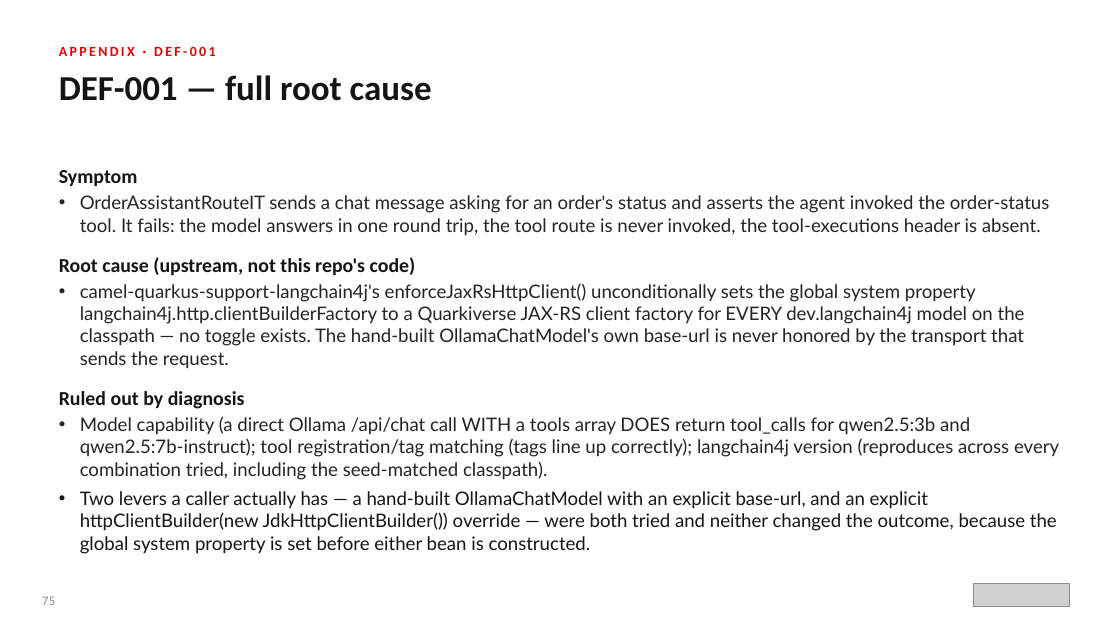
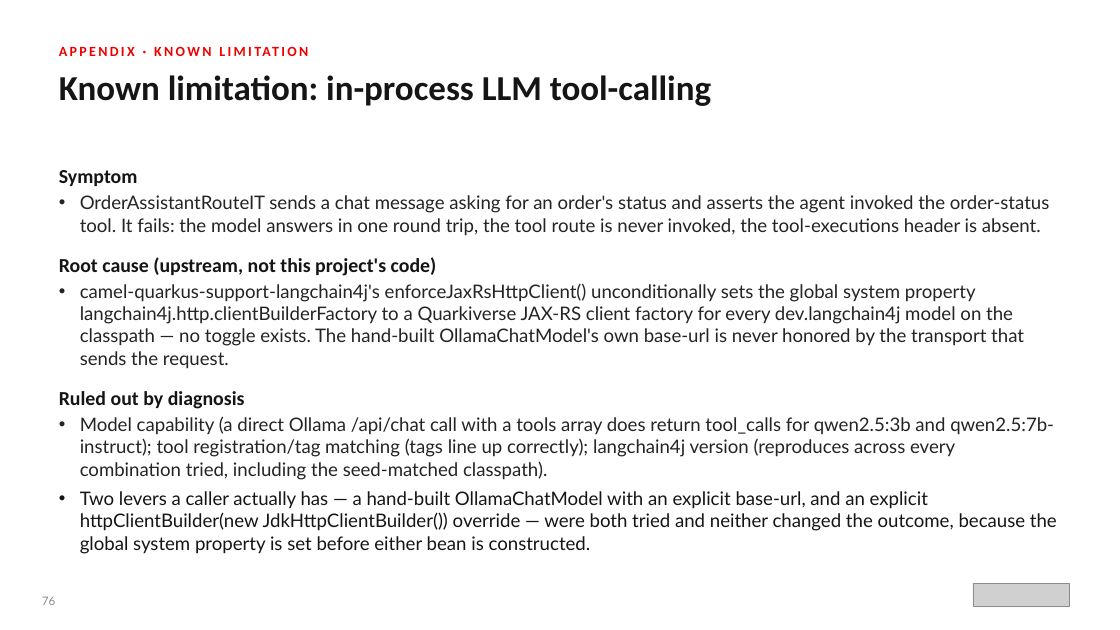
Before and after one commit to patterncatalyst/datamesh-reference-arch-quarkus, a slide deck: slide 77 of presentation/datamesh-201/Datamesh-201-Quarkus-r1.0.pptx (slide 76 before the commit). Drawn at 1120x630 pixels with LibreOffice and Linux fonts; fonts in the diff are those of the drawing; grey boxes stand for pictures. Boxes give left, top, right and bottom in pixels: in the first picture for what was removed or moved away, otherwise in the second. Text is boxed around its words. In the diff, an @@ line names an element or a change of style, - is before the commit and + after.

```diff
--- a/presentation/datamesh-201/Datamesh-201-Quarkus-r1.0.pptx
+++ b/presentation/datamesh-201/Datamesh-201-Quarkus-r1.0.pptx
@@ text at bbox=[59, 47, 216, 56]: text changed @@
-APPENDIX · DEF-001
+APPENDIX · KNOWN LIMITATION
@@ text at bbox=[59, 75, 711, 106]: text changed @@
-DEF-001 — full root cause
+Known limitation: in-process LLM tool-calling
@@ text at bbox=[59, 257, 1024, 369]: text changed @@
-Root cause (upstream, not this repo's code)
-• camel-quarkus-support-langchain4j's enforceJaxRsHttpClient() unconditionally sets the global system property langchain4j.http.clientBuilderFactory to a Quarkiverse JAX-RS client factory for EVERY dev.langchain4j model on the classpath — no toggle exists. The hand-built OllamaChatModel's own base-url is never honored by the transport that sends the request.
+Root cause (upstream, not this project's code)
+• camel-quarkus-support-langchain4j's enforceJaxRsHttpClient() unconditionally sets the global system property langchain4j.http.clientBuilderFactory to a Quarkiverse JAX-RS client factory for every dev.langchain4j model on the classpath — no toggle exists. The hand-built OllamaChatModel's own base-url is never honored by the transport that sends the request.
@@ text at bbox=[80, 416, 1054, 480]: text changed @@
-• Model capability (a direct Ollama /api/chat call WITH a tools array DOES return tool_calls for qwen2.5:3b and qwen2.5:7b-instruct); tool registration/tag matching (tags line up correctly); langchain4j version (reproduces across every combination tried, including the seed-matched classpath).
+• Model capability (a direct Ollama /api/chat call with a tools array does return tool_calls for qwen2.5:3b and qwen2.5:7b-instruct); tool registration/tag matching (tags line up correctly); langchain4j version (reproduces across every combination tried, including the seed-matched classpath).
```
Also in this commit, not shown: 70 other slides changed, 1 slide added, 5 other files.
